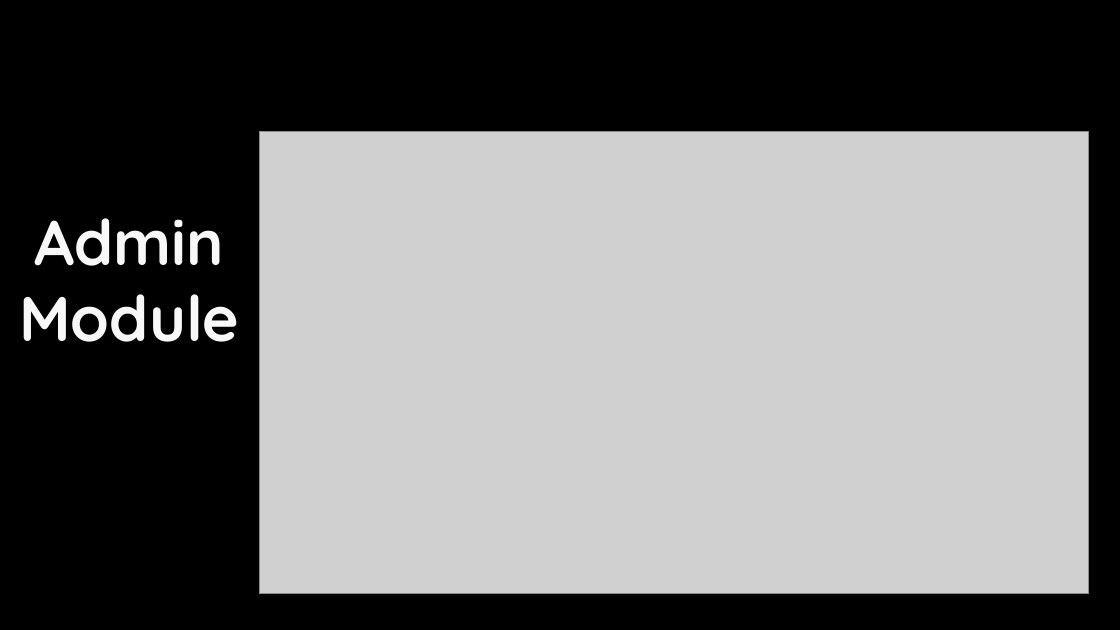
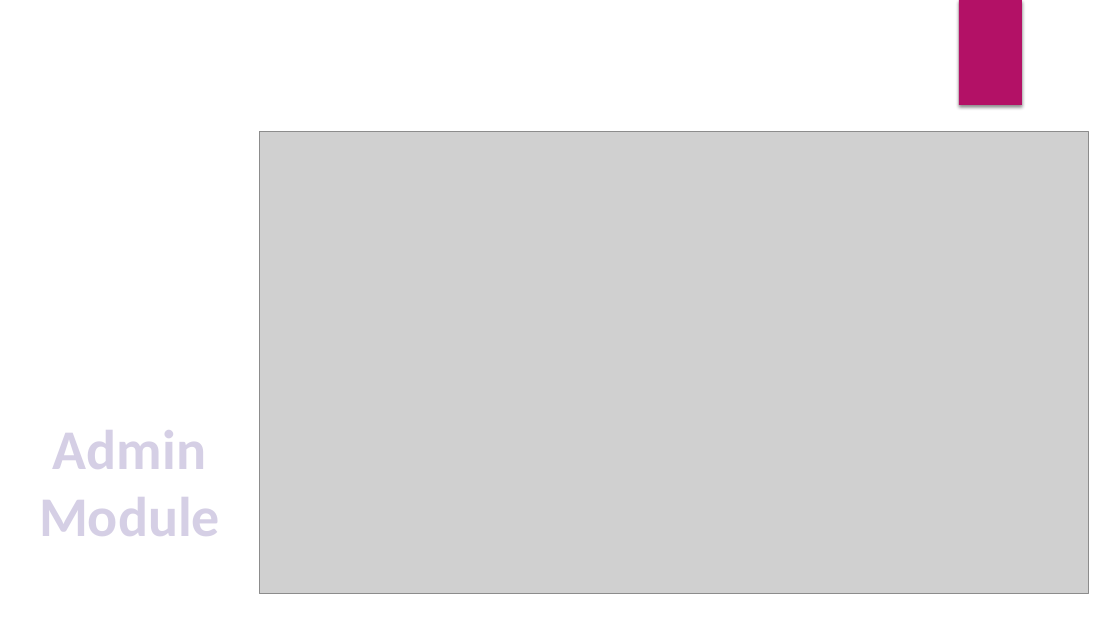
Before and after one commit to lalitgiri/Angular_Practice_Program, a slide deck: slide 35 of Ecommerce-Project/report data/project ppt.pptx (slide 34 before the commit). Drawn at 1120x630 pixels with LibreOffice and Linux fonts; fonts in the diff are those of the drawing; grey boxes stand for pictures; background and template pictures are left out. Boxes give left, top, right and bottom in pixels: in the first picture for what was removed or moved away, otherwise in the second. Text is boxed around its words. In the diff, an @@ line names an element or a change of style, - is before the commit and + after.

```diff
--- a/Ecommerce-Project/report data/project ppt.pptx
+++ b/Ecommerce-Project/report data/project ppt.pptx
@@ background #000000 to #FFFFFF @@
@@ rectangle added at (959,0,1022,105), fill #B31166 @@
@@ text "Admin": place and size @@
-text "Admin" at (19,218,239,342)
+text "Admin" at (39,430,220,536)
@@ text "Admin" at (39,430,220,536): size 54 to 48 pt, font Quicksand to Calibri, text colour pattern #DADADA on #F8F8F8 to pattern #3B3059 on #D5CFE5, letter outline #A3A3A3 1 pt to #2C2443 1 pt @@
```
Also in this commit, not shown: 37 other slides changed, 3 slides added, 1 slide removed, 2 other files.
